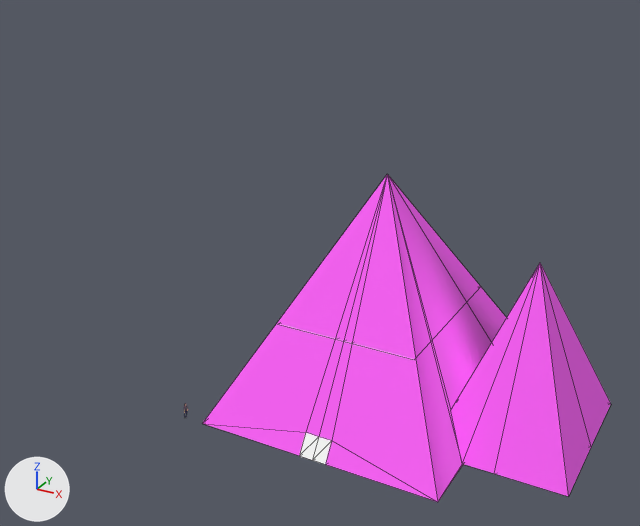
A saved change to the COLLADA model Brandscape/Assets/objects/mountain.dae.
Both versions are drawn from a camera (50 mm lens) standing at (44.4, -57.3, 48.1) and looking at (5.9, 12.6, 13.1). Arrows for +X, +Y and +Z are at lower left; the lights stay in place. Mesh edges are drawn as thin lines on the coarser meshes. Vertices at the same position are counted once.

The older version as bpy lines, for what is in view:
```python
me_sketchup = bpy.data.meshes.new('SketchUp')
me_sketchup.from_pydata(...)  # 33 vertices, 55 faces; spans x 0.0..33.5, y 0.0..28.6, z 0.0..22.7
# faces by material slot: [28, 27]
me_sketchup.materials.append(mat_material_1)  # pink #ff60fb
me_sketchup.materials.append(mat_material)  # white #ffffff
ob_sketchup = bpy.data.objects.new('SketchUp', me_sketchup)
ob_sketchup.location = (0.0, 0.0, 0.0)
```
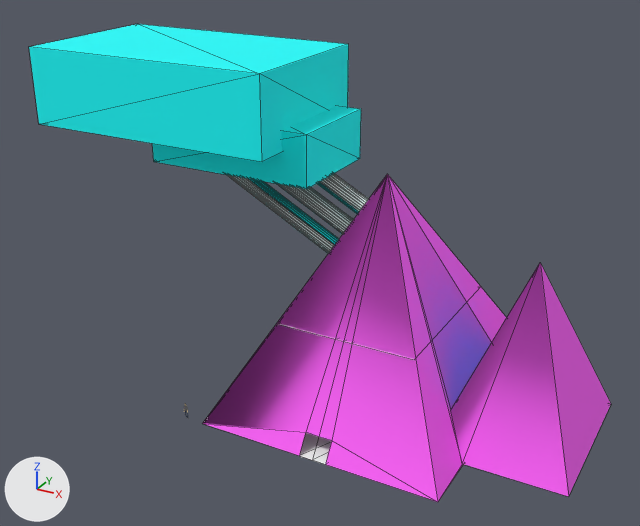
Where the change shows, as pixel boxes [x1, y1, x2, y2] in the pictures (640 x 526 px):
'SketchUp', reshaped (43% wider, 46% taller)
    before: [203, 174, 611, 502]
    after: [29, 24, 611, 502]
part 1 of me_sketchup, added (cyan)
    after: [29, 24, 349, 162]
part 2 of me_sketchup, added (cyan)
    after: [152, 106, 361, 189]
part 3 of me_sketchup, built on
    before: [299, 263, 611, 497]
    after: [227, 174, 611, 497]

The change, as a diff of the scene's bpy script:
```diff
--- a/Brandscape/Assets/objects/mountain.dae.py
+++ b/Brandscape/Assets/objects/mountain.dae.py
@@ mat_material_3 @@
+mat_material_3 = principled_material('material_3')
+mat_material_3.base_color = (1.0, 1.0, 1.0)  # white #ffffff
+mat_material_3.roughness = 0.9
@@ mat_material_2 @@
+mat_material_2 = principled_material('material_2')
+mat_material_2.base_color = (0.0, 1.0, 1.0)  # cyan #00ffff
+mat_material_2.roughness = 0.9
@@ me_sketchup @@
 # used by ob_sketchup; location = (0.0, 0.0, 0.0)
-me_sketchup.from_pydata(...)  # 33 vertices, 55 faces; spans x 0.0..33.5, y 0.0..28.6, z 0.0..22.7
+me_sketchup.from_pydata(...)  # 188 vertices, 350 faces; spans x -22.1..33.5, y 0.0..28.6, z 0.0..32.8
+# me_sketchup part 1: a new loose piece, a box spanning x -22.1..4.2, y 5.3..21.5, z 25.2..32.8, in mat_material_2 (cyan #00ffff)
+# me_sketchup part 2: a new loose piece, a box spanning x -10.6..6.8, y 8.6..19.3, z 22.1..27.1, in mat_material_2 (cyan #00ffff)
+# me_sketchup part 3
+# 5 vertices are removed from x 24.0..33.5, y 5.9..22.2, z 0.1
+# 25 faces are deleted
+# 123 vertices are added at x -10.0..10.4, y 13.4..15.2, z 13.1..24.8
+# 6 new vertices lie (-0.8, 0.0, -1.5) away from vertices in x -4.0..0.7, y 14.1..14.6, z 24.1..24.8
+# 5 new vertices lie (9.7, 0.0, -5.2) away from vertices in x -0.1..0.0, y 13.7..14.8, z 23.3..23.5
+# 5 new vertices lie (13.1, 0.0, -7.0) away from vertices in x -4.8, y 13.9..14.8, z 22.6..22.7
+# 5 new vertices lie (16.9, 0.0, -9.0) away from vertices in x -9.9..-9.1, y 13.9..14.8, z 22.2..23.7
+# 71 new faces join them, mat_material_1 (pink #ff60fb)
+# 125 new faces join them, mat_material_2 (cyan #00ffff)
+# 98 new faces join them, mat_material_3 (white #ffffff)
+# 2 new faces join them, mat_material (white #ffffff)
 me_sketchup.materials.append(mat_material_1)
 me_sketchup.materials.append(mat_material)
+me_sketchup.materials.append(mat_material_2)  # cyan #00ffff
+me_sketchup.materials.append(mat_material_3)  # white #ffffff
```
